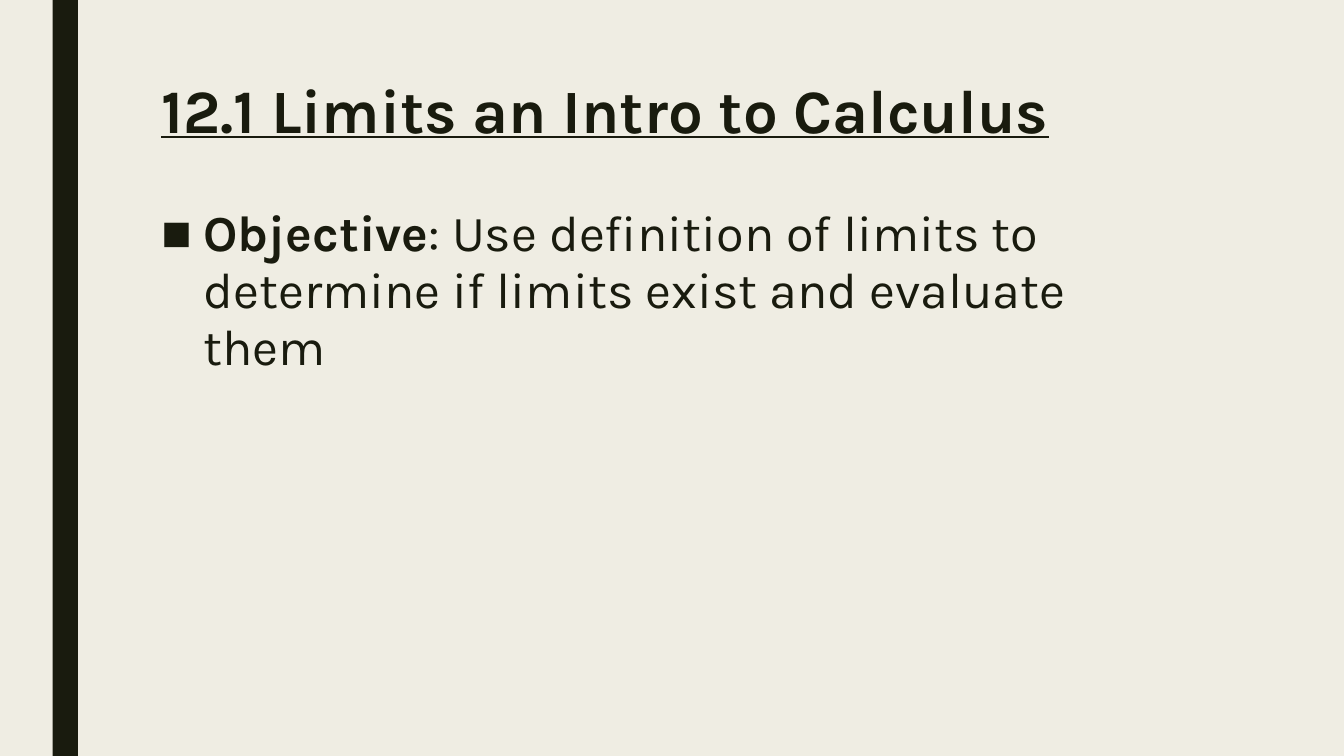
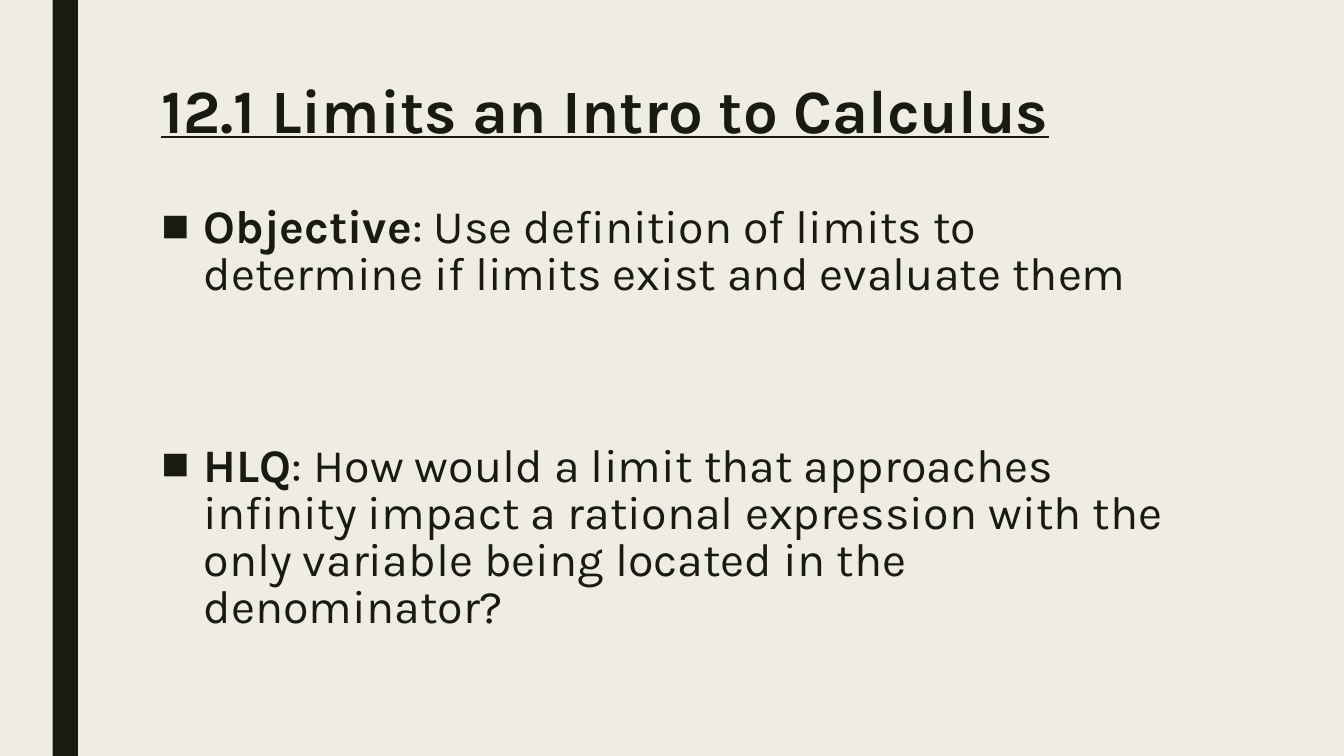
Before and after one commit to codecuddy/pre_calc, a slide deck: slide 8 of _PowerPoints/1st Semester/Unit 2 Polynomials/PreCalc_Day_018 12.1 Limits Intro Calculus.pptx (slide 5 before the commit). Drawn at 1344x756 pixels with LibreOffice and Linux fonts; fonts in the diff are those of the drawing. Boxes give left, top, right and bottom in pixels: in the first picture for what was removed or moved away, otherwise in the second. Text is boxed around its words. In the diff, an @@ line names an element or a change of style, - is before the commit and + after.

```diff
--- a/_PowerPoints/1st Semester/Unit 2 Polynomials/PreCalc_Day_018 12.1 Limits Intro Calculus.pptx
+++ b/_PowerPoints/1st Semester/Unit 2 Polynomials/PreCalc_Day_018 12.1 Limits Intro Calculus.pptx
@@ text at (x1=204, y1=210, x2=1125, y2=291): size 36 to 33.3 pt in "Objective: Use definition of limits to determine ..."; line spacing 0.94 to 0.84 @@
@@ text at (x1=204, y1=450, x2=1163, y2=587): paragraph added @@
+■ HLQ: How would a limit that approaches infinity impact a rational expression with the only variable being located in the denominator?
```
Also in this commit, not shown: 6 other slides changed, 8 slides added, 2 slides removed, 41 other files.
